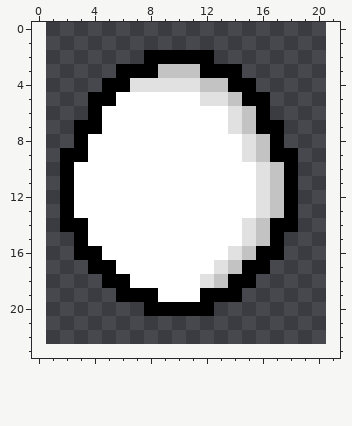
Two versions of one pixel-art sprite, app/assets/images/ingredients/egg.png. Above is the file before it was changed.
The file is 80x92 pixels, drawn in blocks of 4x4; one block is one cell here. The old version is drawn lined up with the new one, on the new canvas.
Now the later version:
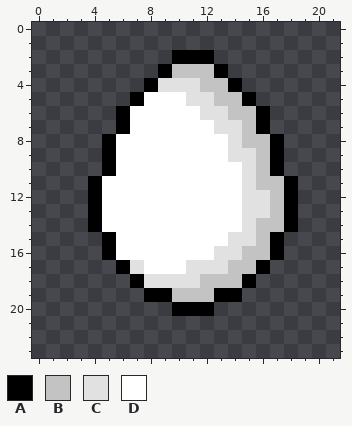
Palette (. is transparent): A #000000  B #c3c3c3  C #e1e1e1  D #ffffff
From old to new:
canvas 20x23 -> 22x24, the old top-left corner now at 1,0
The author changed colour B to colour A in row 3 at x 9; in row 10 at x 17.
The author changed colour C to colour A in row 4 at x 8.
The author changed colour D to colour A in row 5 at x 7; in rows 6 to 7 at x 6; in rows 8 to 10 at x 5; in rows 11 to 14 at x 4; in rows 15 to 16 at x 5; in row 17 at x 6.
The author changed colour D to colour A in row 18 at x 7; in row 19 at x 9.
The author changed colour A to colour B in row 3 at x 12; in row 14 at x 17; in row 16 at x 16; in row 17 at x 15; in row 18 at x 14; in row 19 at x 12.
The author changed colour C to colour B in row 5 at x 13; in row 6 at x 14; in row 8 at x 15; in rows 10 to 11 at x 16; in row 18 at x 12.
The author changed colour D to colour B in row 19 at x 10 to 11.
The author changed colour D to colour C in row 5 at x 11; in row 6 at x 12 to 13; in row 7 at x 13; in rows 8 to 9 at x 14; in rows 10 to 13 at x 15; in row 15 at x 14.
The author changed colour D to colour C in row 16 at x 13; in row 17 at x 7 and 11 to 12; in row 18 at x 8 to 11.
Colour A is gone in row 2 at x 8 to 9; in row 3 at x 6 to 8 and 14; in row 4 at x 5 to 6 and 15; in row 5 at x 4 to 5 and 16; in row 6 at x 4; in row 7 at x 3 to 4 and 17.
Colour A is gone in row 8 at x 3; in row 9 at x 2 to 3 and 18; in row 10 at x 2 and 18; in rows 11 to 13 at x 2; in row 14 at x 2 to 3; in row 15 at x 3.
Colour A is gone in row 16 at x 3 to 4; in row 17 at x 4 to 5; in row 18 at x 5 to 6; in row 19 at x 6 to 7; in row 20 at x 8 to 9.
Colour C is gone in row 4 at x 7.
Colour D is gone in row 5 at x 6; in rows 6 to 7 at x 5; in rows 8 to 9 at x 4; in row 10 at x 3 to 4; in rows 11 to 13 at x 3; in row 15 at x 4.
